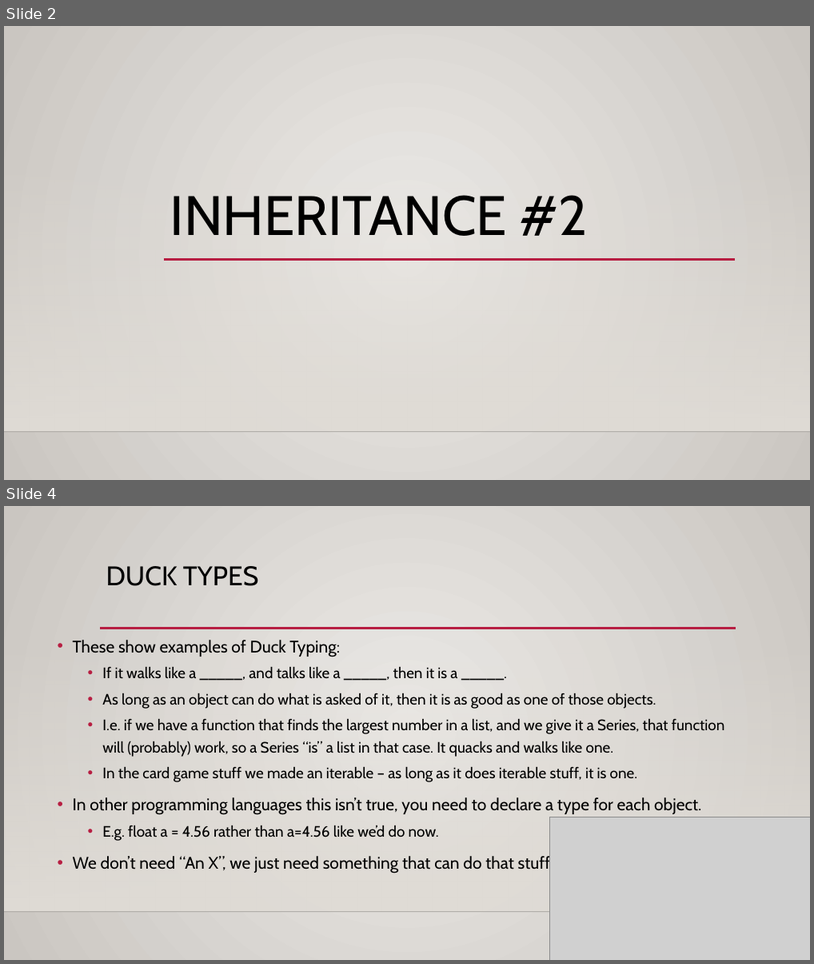
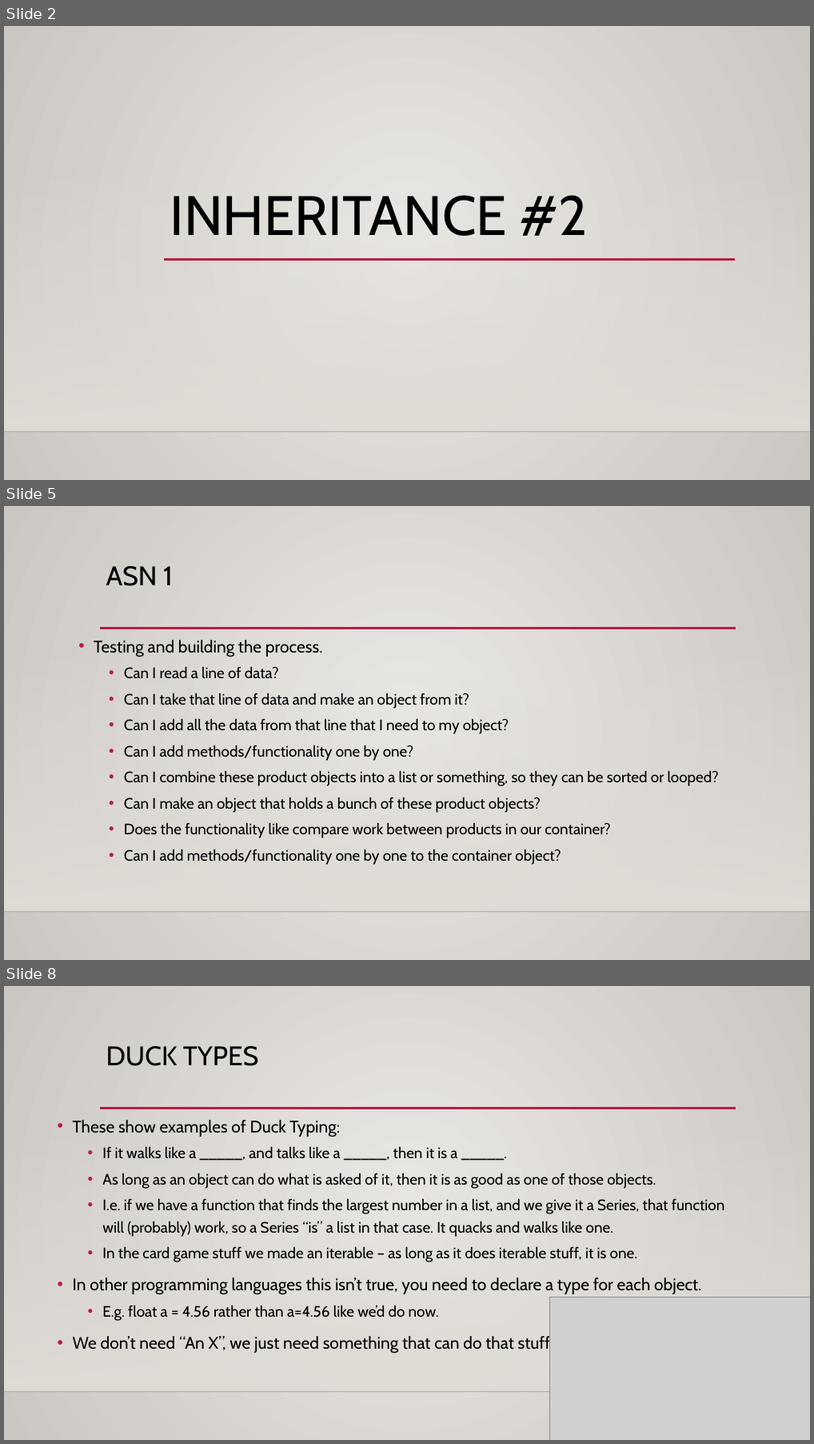
Before and after one commit to michaeljharris/Programming_Basics_for_ML, a slide deck: course_material/slides/022_mult_inh_abc.pptx. Shown one above the other, each under a label of ours: slides 2 and 4 before the commit, slides 2, 5 and 8 after it; the slides between them are not shown. The pictures are 814x964 and 814x1444 pixels, drawn with LibreOffice and Linux fonts; fonts in the diff are those of the drawing; grey boxes stand for pictures; background and template pictures are left out. Boxes give left, top, right and bottom in pixels: in the first picture for what was removed or moved away, otherwise in the second. Text is boxed around its words. In the diff, an @@ line names an element or a change of style, - is before the commit and + after.

```diff
--- a/course_material/slides/022_mult_inh_abc.pptx
+++ b/course_material/slides/022_mult_inh_abc.pptx
@@ slide 5 added at [4, 506, 810, 960], background gradient #ECEAE7 to #CAC7C1; not listed: 3 template elements that a slide beside it also shows @@
@@ title added at [106, 566, 173, 586], 32 pt, text #000000 @@
+ASN 1
@@ text added at [94, 640, 719, 864], 18 pt, text #000000 @@
+• Testing and building the process.
+  • Can I read a line of data?
+  • Can I take that line of data and make an object from it?
+  • Can I add all the data from that line that I need to my object?
+  • Can I add methods/functionality one by one?
+  • Can I combine these product objects into a list or something, so they can be sorted or looped?
+  • Can I make an object that holds a bunch of these product objects?
+  • Does the functionality like compare work between products in our container?
+  • Can I add methods/functionality one by one to the container object?
@@ what was slide 4 is now slide 8 @@
```
Also in this commit, not shown: 2 slides changed, 3 other slides added, 3 other files.
